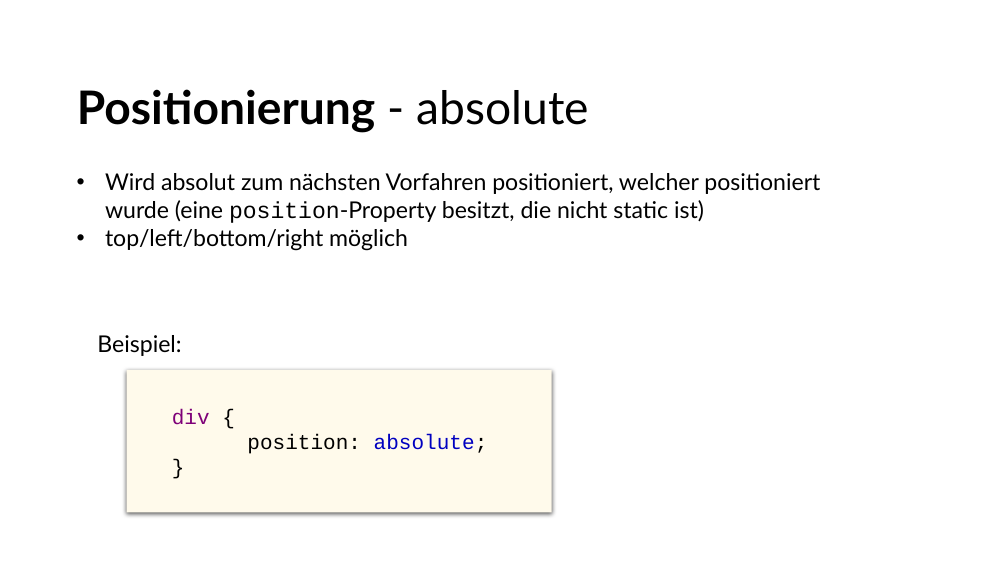
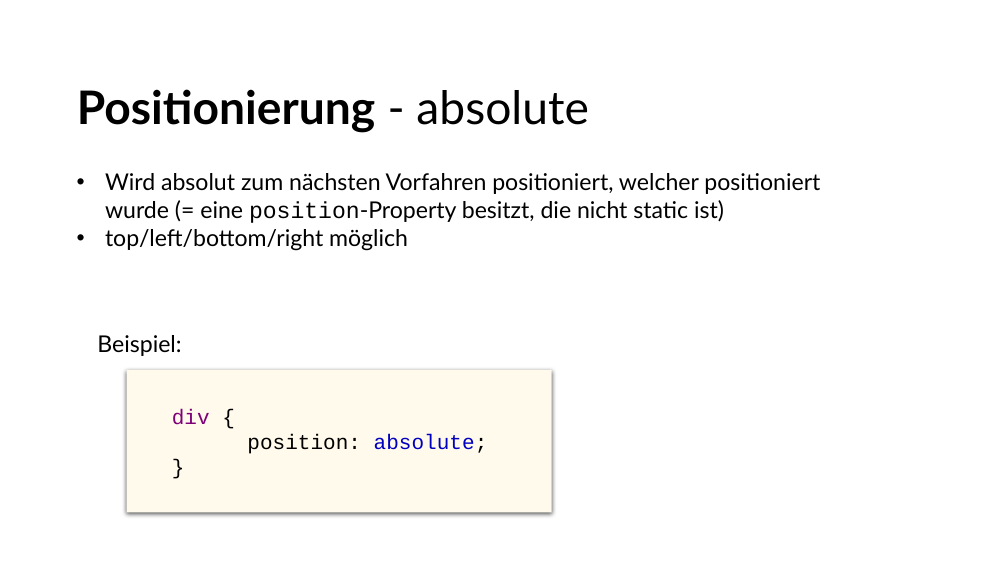
Before and after one commit to betera/css_layout, a slide deck: slide 21 of CSS_Layout.pptx. Drawn at 1008x567 pixels with LibreOffice and Linux fonts; fonts in the diff are those of the drawing; background and template pictures are left out. Boxes give left, top, right and bottom in pixels: in the first picture for what was removed or moved away, otherwise in the second. Text is boxed around its words. In the diff, an @@ line names an element or a change of style, - is before the commit and + after.

```diff
--- a/CSS_Layout.pptx
+++ b/CSS_Layout.pptx
@@ text at (105,173,820,223): text changed @@
-• Wird absolut zum nächsten Vorfahren positioniert, welcher positioniert wurde (eine position-Property besitzt, die nicht static ist)
+• Wird absolut zum nächsten Vorfahren positioniert, welcher positioniert wurde (= eine position-Property besitzt, die nicht static ist)
```
Also in this commit, not shown: 5 other slides changed, 14 other files.
